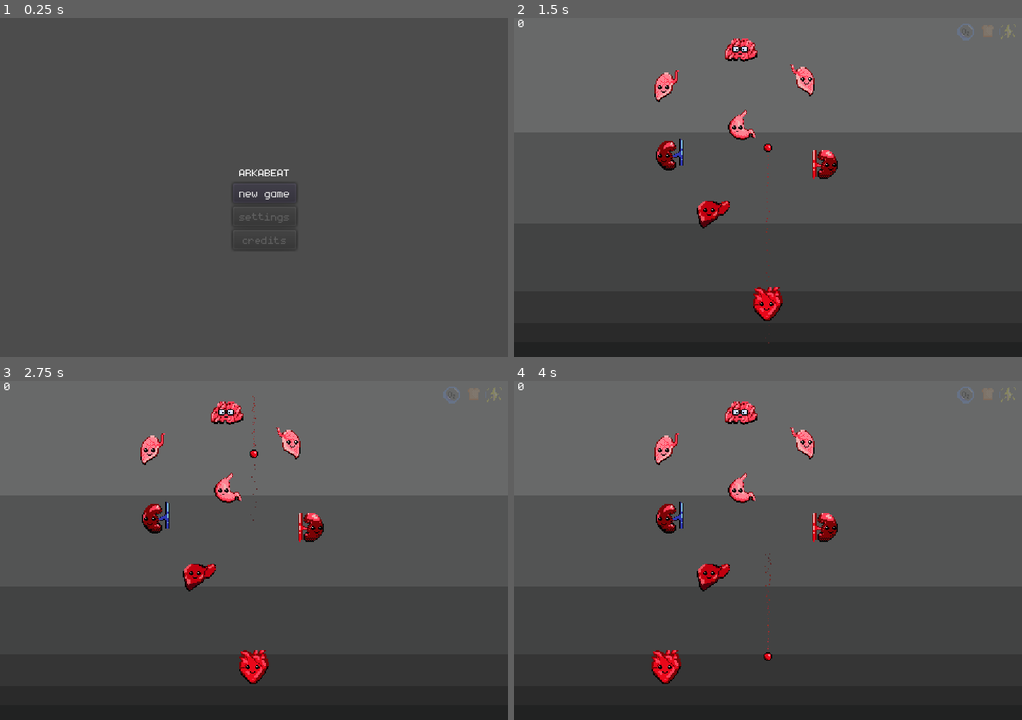
Above: before the commit, frames 1-4 (two rows, left to right).
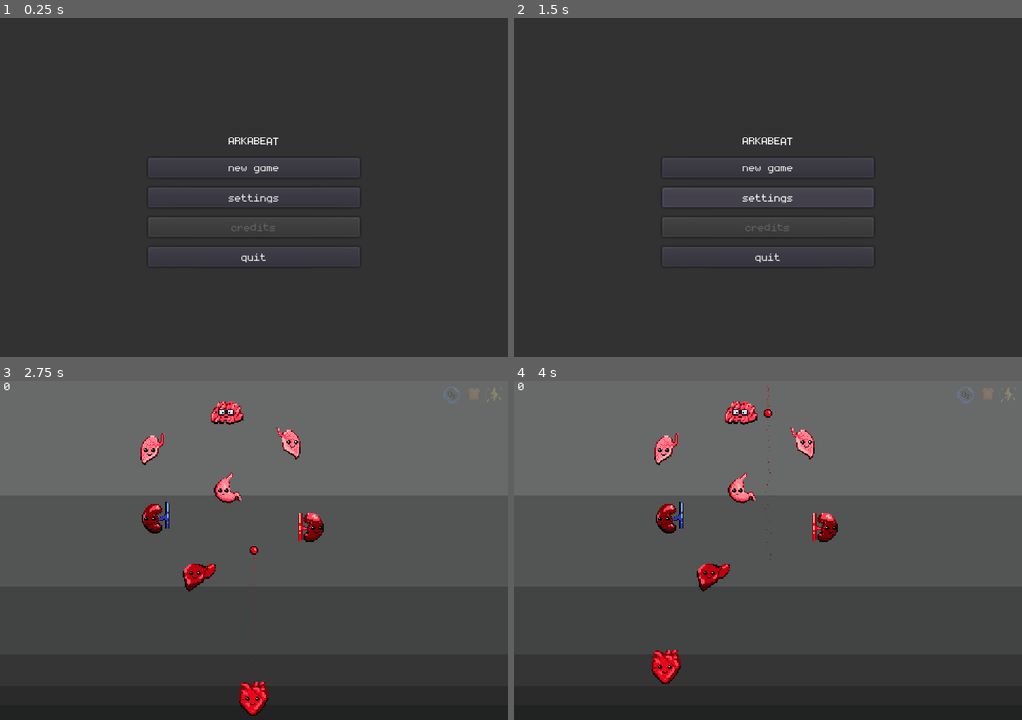
Above: after the commit, the same moments.

Repository: dmitriy-shmilo/arkabeat
Game: Godot game, scene res://screens/title/title.tscn
Same seed, same stepped clock (60 frames per second), same inputs: the game is played once before the commit and once after it.
Inputs (mouse positions are in pixels of both pictures, inside the frame that each line leads up to):
- Up to frame 1 (0.25 s): no input
- Up to frame 2 (1.5 s): click (768, 197) at 0.5 s, where only the run after the commit has a clickable "settings"; click (768, 204) at 1.25 s, where only the run after the commit has a clickable "back"
- Up to frame 3 (2.75 s): click (254, 530) at 2 s, where only the run after the commit has a clickable "new game"
- Up to frame 4 (4 s): tap Enter at 2.75 s; move the mouse to (879, 533) at 2.77 s; tap Space at 3.5 s; move the mouse to (666, 567) at 3.52 s

The runs differ from the first frame. In frame 1, 90% of the frame differs, in the area x 0-100%, y 0-100%; in frame 2, 58%; in frame 3, 1.0%; in frame 4, 0.1%.
Error in both runs: Trying to assign value of type 'AnimatedSprite' to a variable of type 'Sprite'. (res://bat/bat.gd:6)

Commit message:
Add pause and dummy settings screens

Diff:
--- a/project.godot
+++ b/project.godot
@@ -68,6 +68,15 @@
 "svg/scale": 1.0
 }
 
+[input]
+
+pause={
+"deadzone": 0.5,
+"events": [ Object(InputEventKey,"resource_local_to_scene":false,"resource_name":"","device":0,"alt":false,"shift":false,"control":false,"meta":false,"command":false,"pressed":false,"scancode":16777217,"unicode":0,"echo":false,"script":null)
+, Object(InputEventJoypadButton,"resource_local_to_scene":false,"resource_name":"","device":0,"button_index":11,"pressure":0.0,"pressed":false,"script":null)
+ ]
+}
+
 [rendering]
 
 environment/default_environment="res://default_env.tres"
--- a/screens/main/main.gd
+++ b/screens/main/main.gd
@@ -4,6 +4,7 @@
 
 const SPEEDUP_AMOUNT = 3.0
 const BAT_Y_ALLOWANCE = 50.0
+const PauseScene = preload("res://screens/settings/settings.tscn")
 const LooseStream = preload("res://screens/main/loose.wav")
 
 signal score_changed(new_score)
@@ -17,6 +18,7 @@
 onready var _left_wall = $LeftWall
 onready var _right_wall = $RightWall
 onready var _audio: AudioStreamPlayer = $Audio
+onready var _settings = $CanvasLayer/GUI/Settings
 
 var _score: int = 0
 var _resources: Dictionary = {
@@ -26,11 +28,7 @@
 }
 
 
-func _ready():
-	Input.set_mouse_mode(Input.MOUSE_MODE_HIDDEN)
-
-
-func _unhandled_input(event):
+func _input(event):
 	if event is InputEventMouseMotion:
 		var position = (event as InputEventMouseMotion).position
 		position.y = clamp(position.y, \
@@ -39,6 +37,11 @@
 		position.x = clamp(position.x, \
 			0, get_viewport_rect().size.x)
 		_bat.position = position
+		return
+
+	if event.is_action("pause"):
+		_settings.visible = true
+		get_tree().paused = true
 
 
 func _on_Projectile_collided(other):
@@ -64,3 +67,8 @@
 
 		_resources[res] = 1
 		emit_signal("resource_gained", res)
+
+
+func _on_Settings_back_pressed():
+	_settings.visible = false
+	get_tree().paused = false
--- a/screens/main/main.tscn
+++ b/screens/main/main.tscn
@@ -8,6 +8,7 @@
 [ext_resource path="res://default_theme.tres" type="Theme" id=6]
 [ext_resource path="res://screens/main/gui.gd" type="Script" id=7]
 [ext_resource path="res://organ/icons.png" type="Texture" id=8]
+[ext_resource path="res://screens/settings/settings.tscn" type="PackedScene" id=9]
 
 [sub_resource type="RectangleShape2D" id=1]
 extents = Vector2( 5, 170 )
@@ -173,8 +174,12 @@
 __meta__ = {
 "_edit_use_anchors_": false
 }
+
+[node name="Settings" parent="CanvasLayer/GUI" instance=ExtResource( 9 )]
+visible = false
 [connection signal="resource_gained" from="." to="CanvasLayer/GUI" method="_on_Main_resource_gained"]
 [connection signal="resource_lost" from="." to="CanvasLayer/GUI" method="_on_Main_resource_lost"]
 [connection signal="score_changed" from="." to="CanvasLayer/GUI" method="_on_Main_score_changed"]
 [connection signal="collided" from="Projectile" to="." method="_on_Projectile_collided"]
 [connection signal="collided" from="Projectile" to="Bat" method="_on_Projectile_collided"]
+[connection signal="back_pressed" from="CanvasLayer/GUI/Settings" to="." method="_on_Settings_back_pressed"]
--- /dev/null
+++ b/screens/settings/settings.gd
@@ -0,0 +1,17 @@
+extends Control
+
+onready var _quit_button = $VBoxContainer/QuitButton
+
+signal back_pressed
+
+func _ready():
+	# TODO: also hide quit button if the game isn't in progress
+	_quit_button.visible = not OS.has_feature("HTML5")
+
+
+func _on_BackButton_pressed():
+	emit_signal("back_pressed")
+
+
+func _on_QuitButton_pressed():
+	get_tree().quit()
--- /dev/null
+++ b/screens/settings/settings.tscn
@@ -0,0 +1,75 @@
+[gd_scene load_steps=3 format=2]
+
+[ext_resource path="res://default_theme.tres" type="Theme" id=1]
+[ext_resource path="res://screens/settings/settings.gd" type="Script" id=2]
+
+[node name="Settings" type="Control"]
+pause_mode = 2
+anchor_right = 1.0
+anchor_bottom = 1.0
+theme = ExtResource( 1 )
+script = ExtResource( 2 )
+__meta__ = {
+"_edit_use_anchors_": false
+}
+
+[node name="ColorRect" type="ColorRect" parent="."]
+anchor_right = 1.0
+anchor_bottom = 1.0
+color = Color( 0.2, 0.2, 0.2, 1 )
+__meta__ = {
+"_edit_use_anchors_": false
+}
+
+[node name="VBoxContainer" type="VBoxContainer" parent="."]
+anchor_left = 0.5
+anchor_top = 0.5
+anchor_right = 0.5
+anchor_bottom = 0.5
+margin_left = -100.0
+margin_top = -50.0
+margin_right = 100.0
+margin_bottom = 50.0
+rect_min_size = Vector2( 200, 100 )
+custom_constants/separation = 15
+alignment = 1
+__meta__ = {
+"_edit_use_anchors_": false
+}
+
+[node name="Title" type="Label" parent="VBoxContainer"]
+margin_right = 200.0
+margin_bottom = 13.0
+text = "SETTINGS"
+align = 1
+
+[node name="HBoxContainer" type="HBoxContainer" parent="VBoxContainer"]
+margin_top = 28.0
+margin_right = 200.0
+margin_bottom = 44.0
+
+[node name="SfxLabel" type="Label" parent="VBoxContainer/HBoxContainer"]
+margin_top = 1.0
+margin_right = 24.0
+margin_bottom = 14.0
+text = "SFX:"
+
+[node name="HSlider" type="HSlider" parent="VBoxContainer/HBoxContainer"]
+margin_left = 28.0
+margin_right = 200.0
+margin_bottom = 16.0
+size_flags_horizontal = 3
+
+[node name="BackButton" type="Button" parent="VBoxContainer"]
+margin_top = 59.0
+margin_right = 200.0
+margin_bottom = 78.0
+text = "back"
+
+[node name="QuitButton" type="Button" parent="VBoxContainer"]
+margin_top = 93.0
+margin_right = 200.0
+margin_bottom = 112.0
+text = "quit"
+[connection signal="pressed" from="VBoxContainer/BackButton" to="." method="_on_BackButton_pressed"]
+[connection signal="pressed" from="VBoxContainer/QuitButton" to="." method="_on_QuitButton_pressed"]
--- a/screens/title/title.gd
+++ b/screens/title/title.gd
@@ -1,5 +1,25 @@
 extends Control
+
+const SettingsScene = preload("res://screens/settings/settings.tscn")
+
+onready var _quit_button = $VBoxContainer/QuitButton
+onready var _settings = $Settings
+
+func _ready():
+	_quit_button.visible = not OS.has_feature("HTML5")
 
 
 func _on_NewGameButton_pressed():
 	get_tree().change_scene("res://screens/main/main.tscn")
+
+
+func _on_SettingsButton_pressed():
+	_settings.visible = true
+
+
+func _on_Settings_back_pressed():
+	_settings.visible = false
+
+
+func _on_QuitButton_pressed():
+	get_tree().quit()
--- a/screens/title/title.tscn
+++ b/screens/title/title.tscn
@@ -1,7 +1,8 @@
-[gd_scene load_steps=3 format=2]
+[gd_scene load_steps=4 format=2]
 
 [ext_resource path="res://default_theme.tres" type="Theme" id=1]
 [ext_resource path="res://screens/title/title.gd" type="Script" id=2]
+[ext_resource path="res://screens/settings/settings.tscn" type="PackedScene" id=3]
 
 [node name="Control" type="Control"]
 anchor_right = 1.0
@@ -12,21 +13,31 @@
 "_edit_use_anchors_": false
 }
 
+[node name="ColorRect" type="ColorRect" parent="."]
+anchor_right = 1.0
+anchor_bottom = 1.0
+color = Color( 0.2, 0.2, 0.2, 1 )
+__meta__ = {
+"_edit_use_anchors_": false
+}
+
 [node name="VBoxContainer" type="VBoxContainer" parent="."]
 anchor_left = 0.5
 anchor_top = 0.5
 anchor_right = 0.5
 anchor_bottom = 0.5
-margin_left = -20.0
-margin_top = -20.0
-margin_right = 20.0
-margin_bottom = 20.0
+margin_left = -100.0
+margin_top = -50.0
+margin_right = 100.0
+margin_bottom = 50.0
+rect_min_size = Vector2( 200, 100 )
+custom_constants/separation = 10
 __meta__ = {
 "_edit_use_anchors_": false
 }
 
 [node name="Label" type="Label" parent="VBoxContainer"]
-margin_right = 60.0
+margin_right = 200.0
 margin_bottom = 13.0
 size_flags_horizontal = 3
 size_flags_vertical = 6
@@ -34,22 +45,33 @@
 align = 1
 
 [node name="NewGameButton" type="Button" parent="VBoxContainer"]
-margin_top = 17.0
-margin_right = 60.0
-margin_bottom = 36.0
+margin_top = 23.0
+margin_right = 200.0
+margin_bottom = 42.0
 text = "new game"
 
 [node name="SettingsButton" type="Button" parent="VBoxContainer"]
-margin_top = 40.0
-margin_right = 60.0
-margin_bottom = 59.0
-disabled = true
+margin_top = 52.0
+margin_right = 200.0
+margin_bottom = 71.0
 text = "settings"
 
 [node name="CreditsButton" type="Button" parent="VBoxContainer"]
-margin_top = 63.0
-margin_right = 60.0
-margin_bottom = 82.0
+margin_top = 81.0
+margin_right = 200.0
+margin_bottom = 100.0
 disabled = true
 text = "credits"
+
+[node name="QuitButton" type="Button" parent="VBoxContainer"]
+margin_top = 110.0
+margin_right = 200.0
+margin_bottom = 129.0
+text = "quit"
+
+[node name="Settings" parent="." instance=ExtResource( 3 )]
+visible = false
 [connection signal="pressed" from="VBoxContainer/NewGameButton" to="." method="_on_NewGameButton_pressed"]
+[connection signal="pressed" from="VBoxContainer/SettingsButton" to="." method="_on_SettingsButton_pressed"]
+[connection signal="pressed" from="VBoxContainer/QuitButton" to="." method="_on_QuitButton_pressed"]
+[connection signal="back_pressed" from="Settings" to="." method="_on_Settings_back_pressed"]
Not shown: 1 places in screens/main/main.tscn that only renumber resources
